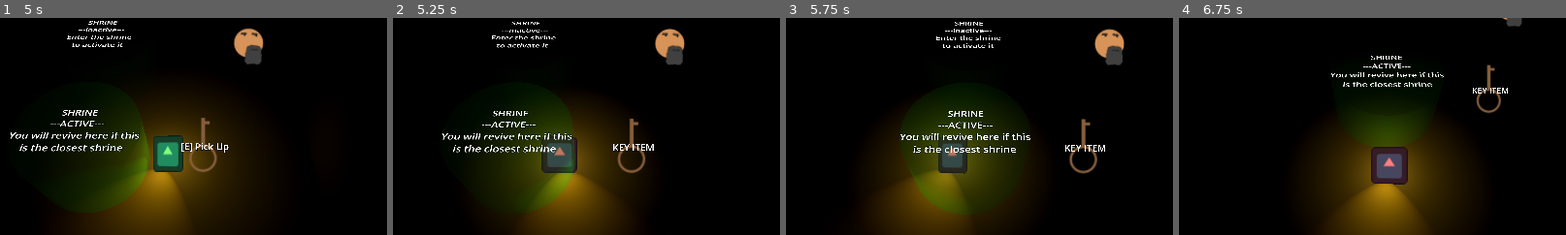
Above: before the commit, frames 1-4 (left to right).
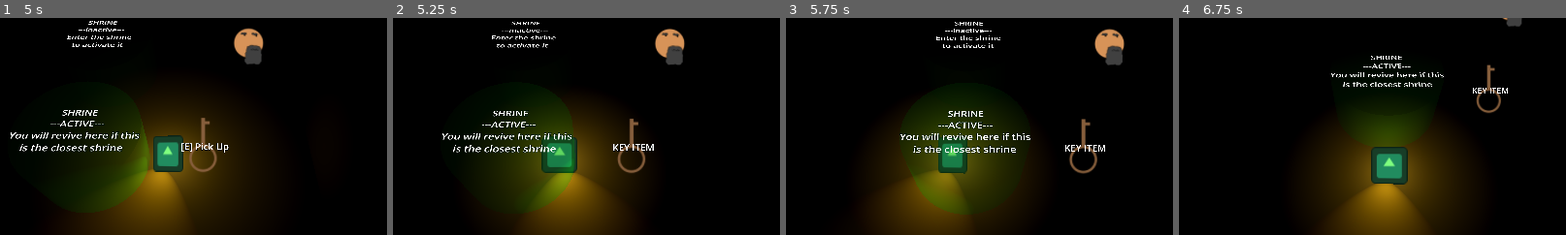
Above: after the commit, the same moments.

Repository: Rusty-Rat-Studios/dead-living-and-dying
Game: Godot game, scene res://ui/main_menu.tscn
The game is run twice, just before and just after one commit, with the same random seed, the same clock (stepped at 60 frames per second) and the same inputs. The engine's default icon, where the game draws it, is replaced by a stand-in: a white triangle on a blue panel in a dark square.
Inputs (mouse positions are % of the whole screen's width and height, from its top left):
- Up to frame 1 (5 s): click "Start" at 0.5 s; tap Enter at 1.25 s; move the mouse to (72, 45) at 1.27 s; hold Right (ui_right) 1.28-2.03 s; hold Right mouse button (use_active_item) 1.28-2.03 s; tap Keypad Enter (ui_accept) at 1.52, 2.27, 3.77, 4.52 s; click (72, 45) at 1.55 s; move the mouse to (30, 55) at 2.02 s; hold Down (ui_down) 2.03-2.78 s; click (30, 55) at 2.1 s; right-click (30, 55) at 2.3 s; move the mouse to (60, 28) at 2.77 s; press the mouse at (60, 28) at 2.78 s; hold Right (ui_right) 2.78-3.53 s; tap E (interact) at 2.85 s; move the mouse to (45, 70) at 3.52 s; release the mouse at (45, 70) at 3.53 s; hold Up (ui_up) 3.53-4.28 s; right-click (45, 70) at 3.6 s; move the mouse to (80, 65) at 4.27 s; press the mouse at (80, 65) at 4.28 s; hold Left (ui_left) from 4.28 s (still down)
- Up to frame 2 (5.25 s): keep holding Left (ui_left); move the mouse to (20, 35) at 5.02 s; release the mouse at (20, 35) at 5.03 s; tap Tab at 5.1 s
- Up to frame 3 (5.75 s): keep holding Left (ui_left); tap Keypad Enter (ui_accept) at 5.27 s; right-click (20, 35) at 5.3 s
- Up to frame 4 (6.75 s): move the mouse to (55, 50) at 5.77 s; release Left (ui_left) at 5.78 s; hold Down (ui_down) 5.78-6.53 s; hold Right mouse button (use_active_item) 5.78-6.53 s; click (55, 50) at 6.05 s; move the mouse to (35, 25) at 6.52 s; hold Right (ui_right) from 6.53 s (still down); click (35, 25) at 6.6 s
The pictures show only the part of the screen within x 25-75%, y 18-68%; the shares and areas given below are measured in that part.

Frame 1 is identical in both runs. In frame 2, 1.0% of the frame differs, in the area x 38-48%, y 55-71%; in frame 3, 0.8%; in frame 4, 1.4%, in the area x 49-59%, y 59-77%.

Commit message:
Fixes from Jacob's comments
Fixed dying state to apply a modifier as well as some other small changes.

Diff:
--- a/items/crucifix/crucifix_inventory.gd
+++ b/items/crucifix/crucifix_inventory.gd
@@ -2,7 +2,7 @@
 
 const BASE_COOLDOWN_DURATION: float = 4
 const BASE_ACTIVE_DURATION: float = 2
-const BASE_AREA: float = 2
+const BASE_RADIUS: float = 2
 var player: Node = PlayerHandler.get_player()
 @onready var cooldown_active: bool = false
 
@@ -26,8 +26,8 @@
 func use() -> void:
 	if cooldown_active:
 		return
-	$Hitbox/CollisionShape3D.shape.radius = BASE_AREA * player.current_stats.area_size
-	$Hitbox/MeshInstance3D.mesh.outer_radius = BASE_AREA * player.current_stats.area_size
+	$Hitbox/CollisionShape3D.shape.radius = BASE_RADIUS * player.current_stats.area_size
+	$Hitbox/MeshInstance3D.mesh.outer_radius = BASE_RADIUS * player.current_stats.area_size
 	$Hitbox/MeshInstance3D.mesh.inner_radius = $Hitbox/MeshInstance3D.mesh.outer_radius - 0.2
 	$Hitbox/CollisionShape3D.disabled = false
 	$Hitbox.visible = true
--- a/items/fuel/fuel_inventory.gd
+++ b/items/fuel/fuel_inventory.gd
@@ -14,7 +14,6 @@
 	$CooldownTimer.wait_time = BASE_COOLDOWN_DURATION
 	$ActiveTimer.timeout.connect(_on_active_timer_timeout)
 	$CooldownTimer.timeout.connect(_on_cooldown_timer_timeout)
-
 
 
 func _input(event: InputEvent) -> void:
--- a/player/player.gd
+++ b/player/player.gd
@@ -8,7 +8,7 @@
 # player state machine, sibling node under Game node
 var _state_machine: PlayerStateMachine
 #load in the player_stats.gd script
-@onready var player_stats: GDScript = load("res://player/player_stats.gd")
+@onready var player_stats: PlayerStats = PlayerStats.new()
 #declaration of the object that holds all of the players current stats
 @onready var current_stats: PlayerStats.CurrentStats = player_stats.CurrentStats.new()
 # light variables used by state machine to adjust light strength based on state
@@ -34,12 +34,11 @@
 	SignalBus.item_picked_up.connect(_on_item_picked_up)
 
 
-func _process(delta: float) -> void:
+func _process(_delta: float) -> void:
 	light_omni.omni_range = current_stats.light_omni_range
 	light_omni.light_energy = current_stats.light_energy
 	light_spot.spot_range = current_stats.light_spot_range
 	light_spot.light_energy = current_stats.light_energy
-	delta = delta
 
 
 func init(state_machine: Node) -> void:
--- a/player/state_machine/state_dying.gd
+++ b/player/state_machine/state_dying.gd
@@ -1,31 +1,19 @@
 extends PlayerState
 
-const DYING_SPEED: float = 4.0
+const SPEED_MODIFIER: float = -2.0
 
-const DYING_LIGHT_OMNI_RANGE: float = 4.5
-const DYING_LIGHT_SPOT_RANGE: float = 7
-const DYING_LIGHT_ENERGY: float = 1
+const LIGHT_OMNI_RANGE_MODIFIER: float = -1.5
+const LIGHT_SPOT_RANGE_MODIFIER: float = -3
 
 
 func enter() -> void:
 	super()
 	# update player stats
-	_parent.current_stats.speed = DYING_SPEED
-	_parent.current_stats.light_omni_range = DYING_LIGHT_OMNI_RANGE
-	_parent.current_stats.light_energy = DYING_LIGHT_ENERGY
-	_parent.current_stats.light_spot_range = DYING_LIGHT_SPOT_RANGE
+	_parent.current_stats.speed += SPEED_MODIFIER
+	_parent.current_stats.light_omni_range += LIGHT_OMNI_RANGE_MODIFIER
+	_parent.current_stats.light_spot_range += LIGHT_SPOT_RANGE_MODIFIER
 	# apply inventory buffs to modified stats
 	_parent.inventory_update()
-
-	# DEBUG: modulate color according to state
-	_parent.get_node("RotationOffset/AnimatedSprite3D").modulate = Color(1, 0.5, 0.5)
-
-	SignalBus.player_hurt.connect(_on_player_hurt)
-
-	# enable and configure stunbox values
-	_parent.stunbox.collision_shape.set_deferred("disabled", false)
-	_parent.stunbox.set_values(_parent.current_stats.speed, _parent.current_stats.light_omni_range,
-		_parent.current_stats.light_spot_range, _parent.current_stats.light_energy)
 
 
 func exit() -> void:
